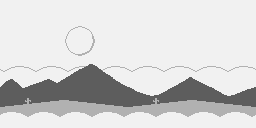
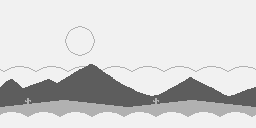
Revision of a layered 256px x 128px image; what changed, layer by layer:
hid "BigSun" over [left=78, top=36, right=94, bottom=55]
